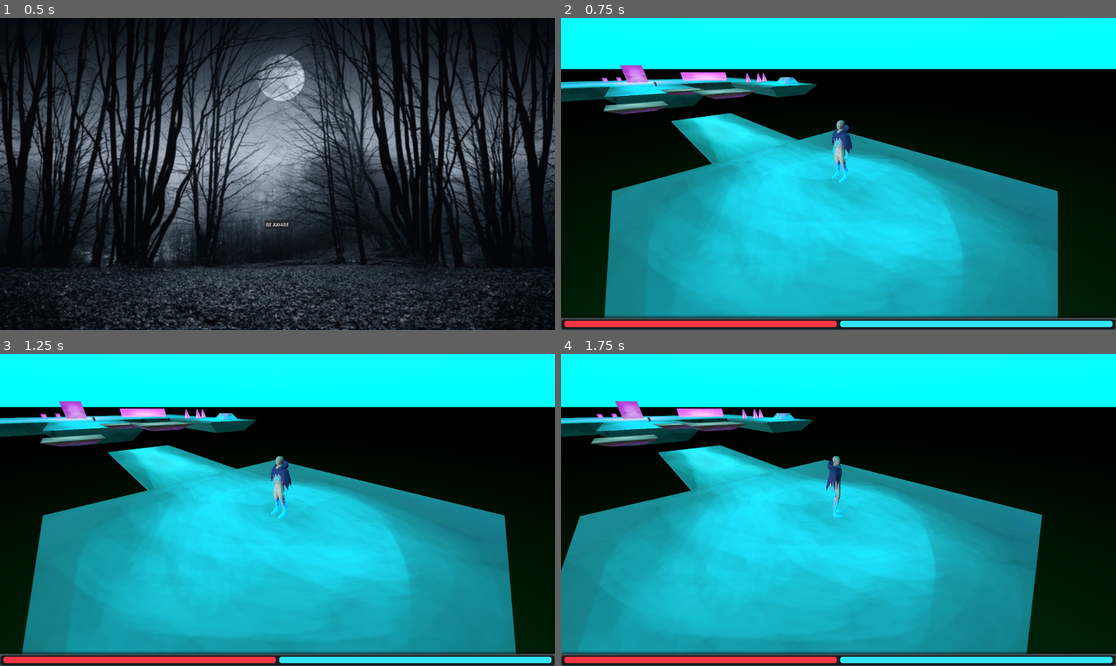
Above: before the commit, frames 1-4 (two rows, left to right).
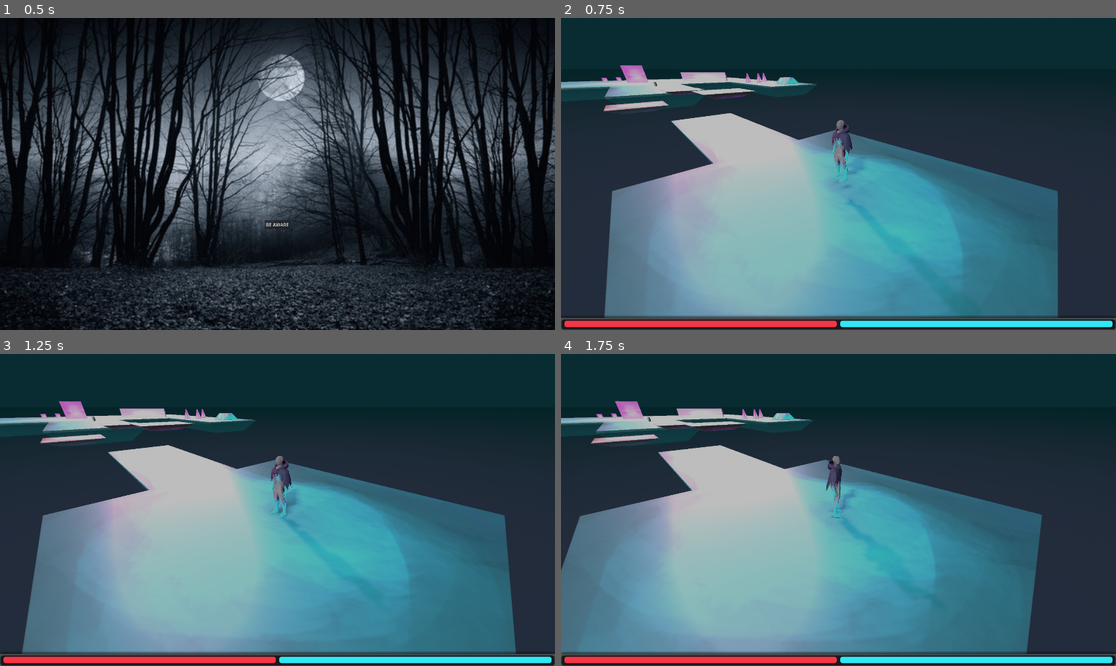
Above: after the commit, the same moments.

Repository: 1p22geo/AWARE_v0
Game: Godot game, scene res://scenes/UI/MainMenu/MainMenu.tscn
The game is run twice, just before and just after one commit, with the same random seed, the same clock (stepped at 60 frames per second) and the same inputs.
Inputs (mouse positions are in pixels of both pictures, inside the frame that each line leads up to):
- Up to frame 1 (0.5 s): no input
- Up to frame 2 (0.75 s): click "BE AWARE" at 0.5 s
- Up to frame 3 (1.25 s): no input
- Up to frame 4 (1.75 s): tap Enter at 1.25 s; move the mouse to (960, 494) at 1.27 s; hold D (move_right) from 1.28 s (still down); hold Shift from 1.28 s (still down); click (960, 494) at 1.42 s; tap Space (jump) at 1.52 s

Frame 1 is identical in both runs. In frame 2, 95% of the frame differs, in the area x 0-100%, y 0-97%; in frame 3, 95%; in frame 4, 95%.

Commit message:
feat: lighting

Diff:
--- /dev/null
+++ b/scenes/levels/glitch.gdshader
@@ -0,0 +1,45 @@
+shader_type canvas_item;
+
+uniform float strength = 0.03;
+uniform float speed = 5.0;
+uniform float edge_start = 0.6;
+uniform sampler2D SCREEN_TEXTURE : hint_screen_texture, filter_linear_mipmap;
+
+void fragment() {
+    vec2 uv = SCREEN_UV;
+
+    // Distance from center (0 = center, ~1 = corners)
+    float dist = distance(uv, vec2(0.5));
+
+    // Mask: only affect edges
+    float edge = smoothstep(edge_start, 1.0, dist);
+
+    // Time-based glitch signals
+    float t = TIME * speed;
+
+    // Horizontal glitch waves
+    float glitch_wave = sin(uv.y * 40.0 + t * 3.0) * 0.005;
+
+    // Random-ish noise
+    float noise = fract(sin(dot(uv * t, vec2(12.9898,78.233))) * 43758.5453);
+
+    // Combine distortions
+    float offset = (glitch_wave + (noise - 0.5) * 0.02) * edge * strength;
+
+    // Apply horizontal distortion
+    uv.x += offset;
+
+    // Optional RGB split (chromatic aberration)
+    vec4 col;
+    col.r = texture(SCREEN_TEXTURE, uv + vec2(offset * 0.5, 0.0)).r;
+    col.g = texture(SCREEN_TEXTURE, uv).g;
+    col.b = texture(SCREEN_TEXTURE, uv - vec2(offset * 0.5, 0.0)).b;
+    col.a = 1.0;
+
+    COLOR = col;
+}
+
+//void light() {
+//	// Called for every pixel for every light affecting the CanvasItem.
+//	// Uncomment to replace the default light processing function with this one.
+//}
--- a/scenes/levels/world.tscn
+++ b/scenes/levels/world.tscn
@@ -5,22 +5,38 @@
 [ext_resource type="PackedScene" uid="uid://bekrx0o22avha" path="res://src/characters/Enemies/Enemy1.tscn" id="2_w2p53"]
 [ext_resource type="Script" uid="uid://ulgfn1yqjmd2" path="res://src/core/ProjectileController.gd" id="3_lfyvx"]
 
-[sub_resource type="ProceduralSkyMaterial" id="ProceduralSkyMaterial_7k8c1"]
-sky_top_color = Color(0.14117648, 0.5254902, 0.34117648, 1)
-sky_horizon_color = Color(0, 0.68235296, 1, 1)
-sky_curve = 0.36934325
-sky_energy_multiplier = 0.3
-ground_bottom_color = Color(1.7108977e-08, 0.020838784, 0.007898816, 1)
+[sub_resource type="ProceduralSkyMaterial" id="ProceduralSkyMaterial_w2p53"]
+sky_top_color = Color(0.10039287, 0.20019403, 0.23124209, 1)
+sky_horizon_color = Color(0.046541333, 0.17843229, 0.20671725, 1)
+sky_curve = 1.9494033
+ground_bottom_color = Color(0.22322297, 0.14309826, 0.3047093, 1)
 ground_horizon_color = Color(0, 0, 0, 1)
-ground_curve = 0.42224178
-energy_multiplier = 8.05
+ground_curve = 0.06964411
+sun_angle_max = 0.0
+sun_curve = 0.00013454311
 
-[sub_resource type="Sky" id="Sky_lfyvx"]
-sky_material = SubResource("ProceduralSkyMaterial_7k8c1")
+[sub_resource type="Sky" id="Sky_7xgas"]
+sky_material = SubResource("ProceduralSkyMaterial_w2p53")
+process_mode = 2
 
-[sub_resource type="Environment" id="Environment_w2p53"]
+[sub_resource type="Environment" id="Environment_gy5pc"]
 background_mode = 2
-sky = SubResource("Sky_lfyvx")
+sky = SubResource("Sky_7xgas")
+fog_enabled = true
+fog_mode = 1
+fog_light_color = Color(0.077489115, 0.35746032, 0.4028017, 1)
+fog_light_energy = 0.83
+fog_sun_scatter = 0.46
+fog_density = 0.5054
+fog_aerial_perspective = 0.607
+fog_height = 0.8
+fog_height_density = 0.6513
+fog_depth_curve = 0.23325804
+fog_depth_begin = 53.0
+fog_depth_end = 1779.6
+adjustment_enabled = true
+adjustment_brightness = 0.74
+adjustment_saturation = 0.83
 
 [node name="World" type="Node3D"]
 
@@ -35,9 +51,31 @@
 transform = Transform3D(1, 0, 0, 0, 1, 0, 0, 0, 1, 0, 3, 0)
 
 [node name="DirectionalLight3D" type="DirectionalLight3D" parent="."]
-transform = Transform3D(1, 0, 0, 0, 1, 0, 0, 0, 1, 6.374635, 0, 2.8749757)
+transform = Transform3D(0.7119541, -0.6095604, 0.34865063, 0.3404383, 0.7338541, 0.5878433, -0.6141848, -0.29982346, 0.72998834, 18.774185, 18.491755, 16.765146)
+light_color = Color(0.8953755, 0.87669873, 0.8813775, 1)
+light_energy = 1.19
+light_volumetric_fog_energy = 16.0
+light_angular_distance = 16.7
+light_specular = 4.959
+shadow_enabled = true
+directional_shadow_fade_start = 0.46
+directional_shadow_max_distance = 32.8
+sky_mode = 1
+
+[node name="DirectionalLight3D2" type="DirectionalLight3D" parent="."]
+transform = Transform3D(-0.33121142, 0.3687657, -0.8685107, -0.11545438, 0.89770913, 0.42519242, 0.9364664, 0.241102, -0.2547559, -30.204819, 18.491755, -10.60596)
+light_color = Color(0.59282887, 0.21831131, 0.31078166, 1)
+light_energy = 0.695
+light_indirect_energy = 1.485
+light_volumetric_fog_energy = 2.853
+light_angular_distance = 16.7
+light_specular = 7.433
+shadow_enabled = true
+directional_shadow_fade_start = 0.46
+directional_shadow_max_distance = 32.8
+sky_mode = 1
 
 [node name="eine_neues_Welt" parent="." instance=ExtResource("2_7k8c1")]
 
 [node name="WorldEnvironment" type="WorldEnvironment" parent="."]
-environment = SubResource("Environment_w2p53")
+environment = SubResource("Environment_gy5pc")
Not shown, added: scenes/levels/glitch.gdshader.uid
